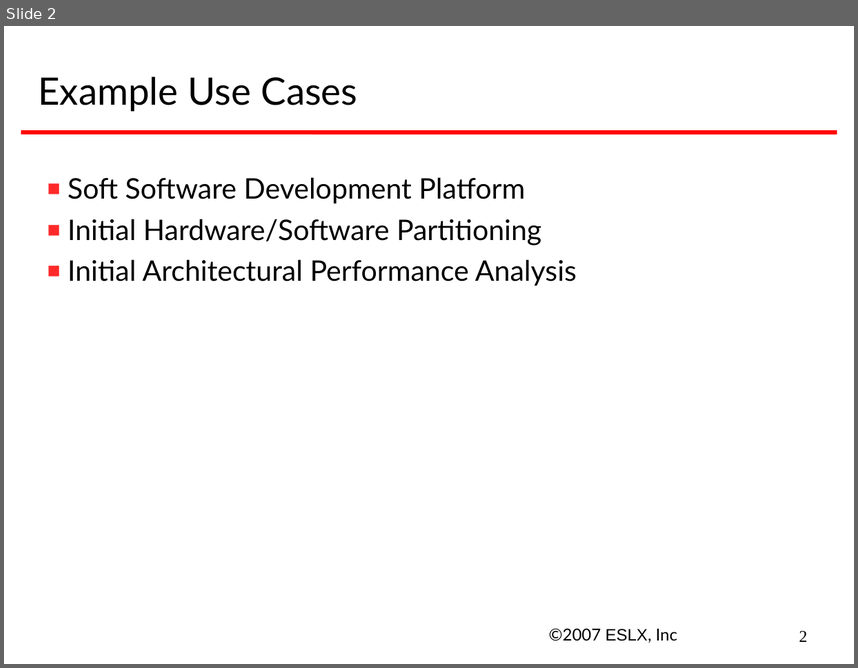
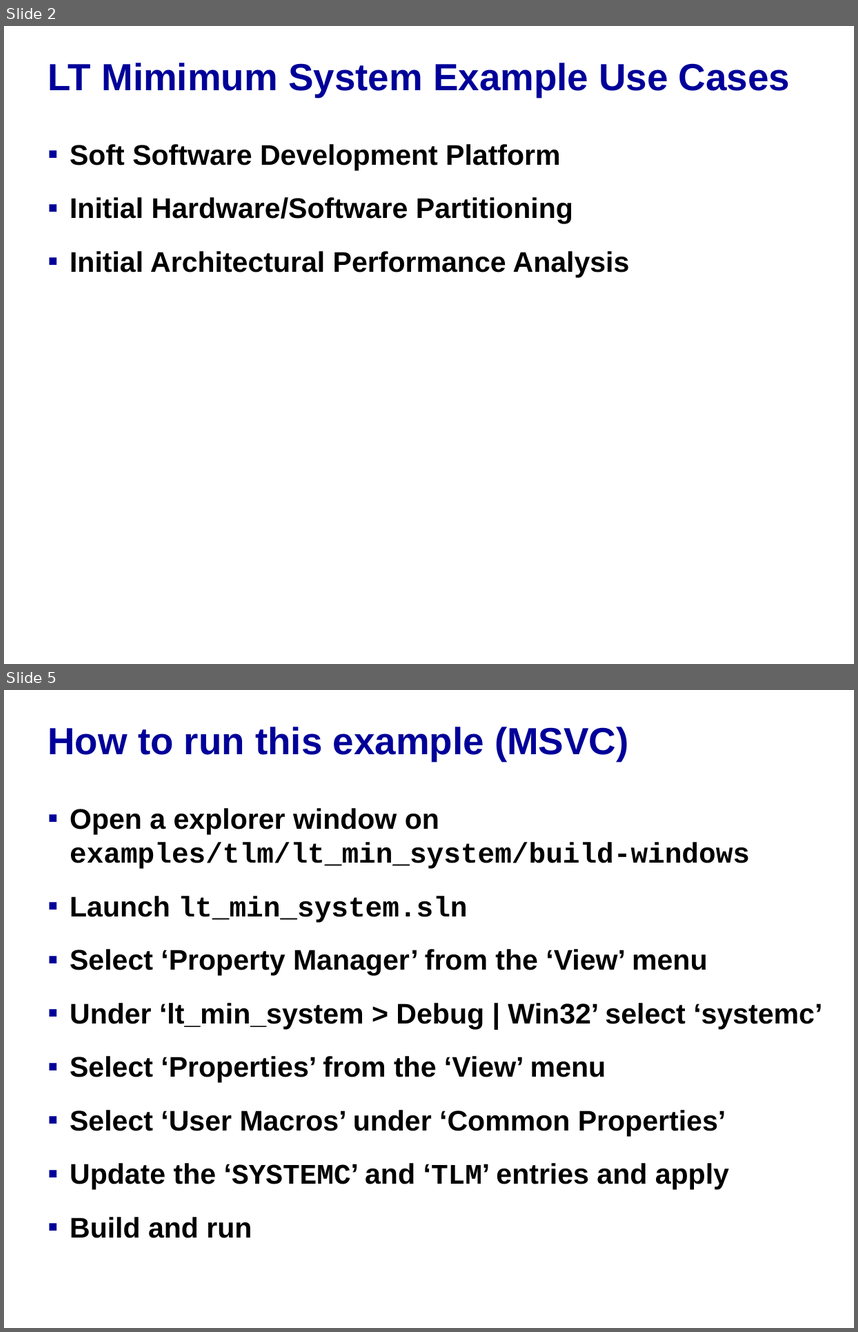
Before and after one commit to accellera-official/systemc, a slide deck: examples/tlm/lt_min_system/docs/lt_min_system_example.ppt. Shown one above the other, each under a label of ours: slide 2 before the commit, slides 2 and 5 after it; the slides between them are not shown. The pictures are 858x668 and 858x1332 pixels, drawn with LibreOffice and Linux fonts; fonts in the diff are those of the drawing; background and template pictures are left out. Boxes give left, top, right and bottom in pixels: in the first picture for what was removed or moved away, otherwise in the second. Text is boxed around its words. In the diff, an @@ line names an element or a change of style, - is before the commit and + after.

Commit message:
- updated lt_min_system example PowerPoint

```diff
--- a/examples/tlm/lt_min_system/docs/lt_min_system_example.ppt
+++ b/examples/tlm/lt_min_system/docs/lt_min_system_example.ppt
@@ slide 5 added at [4,690,854,1328], background picture (left out) @@
@@ title added at [47,727,629,761], 32 pt, text #000099, bold @@
+How to run this example (MSVC)
@@ text added at [70,808,822,1238], 24 pt, text #000000, bold @@
+▪ Open a explorer window on examples/tlm/lt_min_system/build-windows
+▪ Launch lt_min_system.sln
+▪ Select ‘Property Manager’ from the ‘View’ menu
+▪ Under ‘lt_min_system > Debug | Win32’ select ‘systemc’
+▪ Select ‘Properties’ from the ‘View’ menu
+▪ Select ‘User Macros’ under ‘Common Properties’
+▪ Update the ‘SYSTEMC’ and ‘TLM’ entries and apply
+▪ Build and run
@@ slide 2 changed as well @@
@@ title at [47,63,790,97]: text changed; font Lato to Arial; text colour #000000 to #000099; bold on @@
-Example Use Cases
+LT Mimimum System Example Use Cases
@@ line removed from (21, 132) to (837, 132) @@
@@ text "Soft Software Development Platform": place and size @@
-text "Soft Software Development Platform" at [67,177,577,285]
+text "Soft Software Development Platform" at [70,144,630,277]
@@ text "Soft Software Development Platform" at [70,144,630,277]: font Lato to Arial, bold on; indent changed; more space between paragraphs; bullet colour #FF2929 to #000099 @@
@@ text removed at [549,628,677,642] @@
-©2007 ESLX, Inc
@@ page number removed at [799,630,807,641] @@
-2
```
Also in this commit, not shown: 4 other slides changed, 11 other slides added, 1 slide removed.
